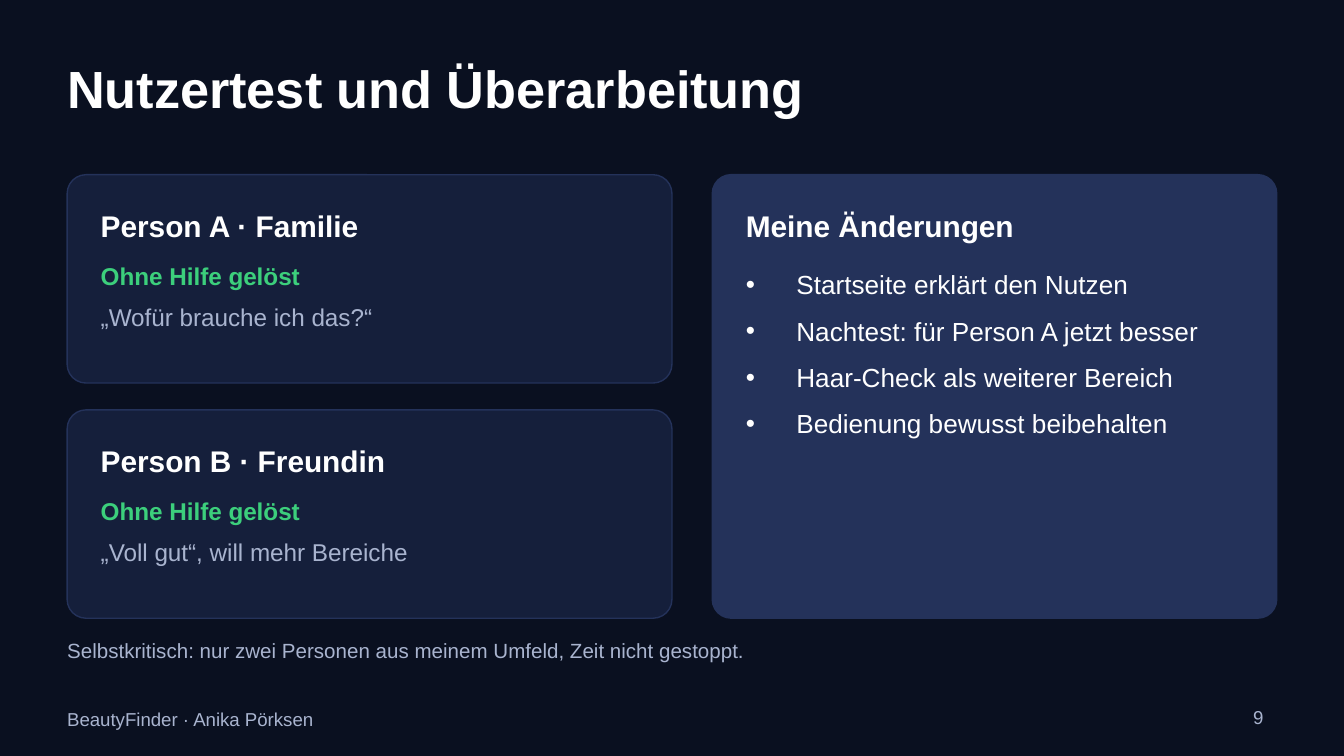
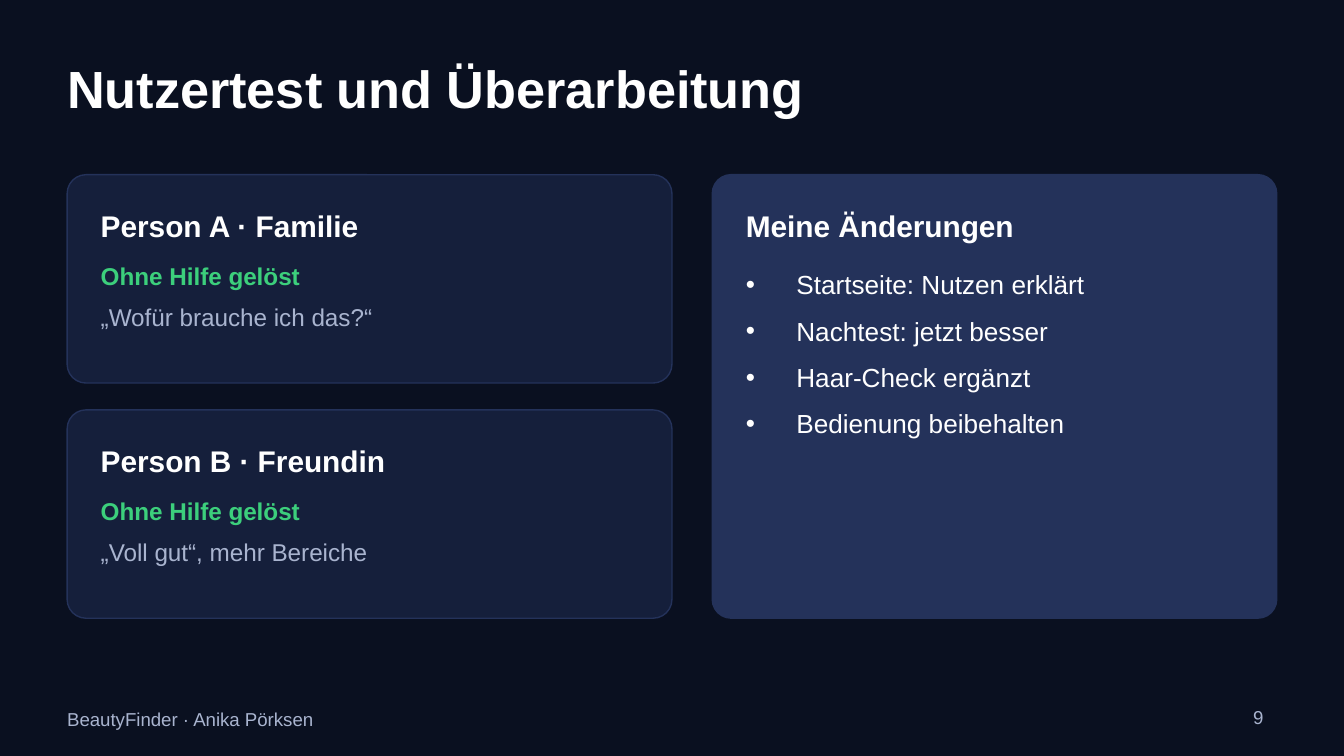
Before and after one commit to anikaprksn/Digitale-WElten, a slide deck: slide 9 of abgabe/Praesentation_BeautyFinder.pptx. Drawn at 1344x756 pixels with LibreOffice and Linux fonts; fonts in the diff are those of the drawing. Boxes give left, top, right and bottom in pixels: in the first picture for what was removed or moved away, otherwise in the second. Text is boxed around its words. In the diff, an @@ line names an element or a change of style, - is before the commit and + after.

```diff
--- a/abgabe/Praesentation_BeautyFinder.pptx
+++ b/abgabe/Praesentation_BeautyFinder.pptx
@@ text at [796,275,1085,439]: text changed @@
-• Startseite erklärt den Nutzen
-• Nachtest: für Person A jetzt besser
-• Haar-Check als weiterer Bereich
-• Bedienung bewusst beibehalten
+• Startseite: Nutzen erklärt
+• Nachtest: jetzt besser
+• Haar-Check ergänzt
+• Bedienung beibehalten
@@ text at [101,543,368,566]: text changed @@
-„Voll gut“, will mehr Bereiche
+„Voll gut“, mehr Bereiche
@@ text removed at [67,643,744,663] @@
-Selbstkritisch: nur zwei Personen aus meinem Umfeld, Zeit nicht gestoppt.
```
Also in this commit, not shown: 9 other slides changed.
